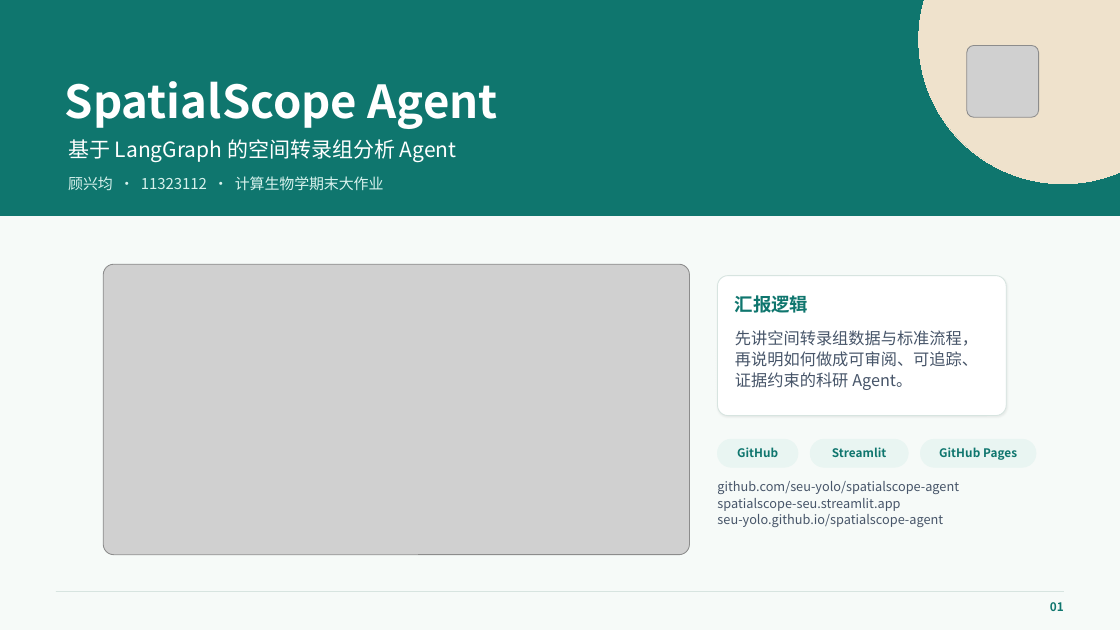
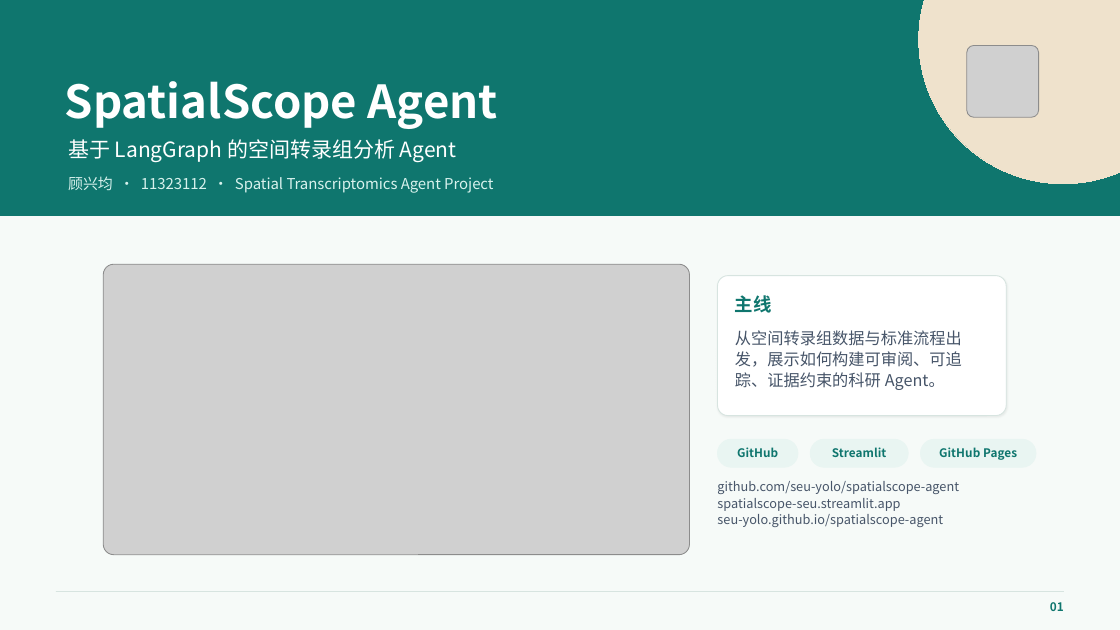
Before and after one commit to seu-yolo/spatialscope-agent, a slide deck: slide 1 of reports/SpatialScope_Agent_Presentation.pptx. Drawn at 1120x630 pixels with LibreOffice and Linux fonts; fonts in the diff are those of the drawing; grey boxes stand for pictures. Boxes give left, top, right and bottom in pixels: in the first picture for what was removed or moved away, otherwise in the second. Text is boxed around its words. In the diff, an @@ line names an element or a change of style, - is before the commit and + after.

Commit message:
Polish presentation wording and logic

```diff
--- a/reports/SpatialScope_Agent_Presentation.pptx
+++ b/reports/SpatialScope_Agent_Presentation.pptx
@@ text at <box>68,176,493,193</box>: text changed @@
-顾兴均 · 11323112 · 计算生物学期末大作业
+顾兴均 · 11323112 · Spatial Transcriptomics Agent Project
@@ text at <box>735,295,772,313</box>: text changed @@
-汇报逻辑
+主线
@@ text at <box>735,330,962,390</box>: text changed @@
-先讲空间转录组数据与标准流程，再说明如何做成可审阅、可追踪、证据约束的科研 Agent。
+从空间转录组数据与标准流程出发，展示如何构建可审阅、可追踪、证据约束的科研 Agent。
```
Also in this commit, not shown: 2 other slides changed.
